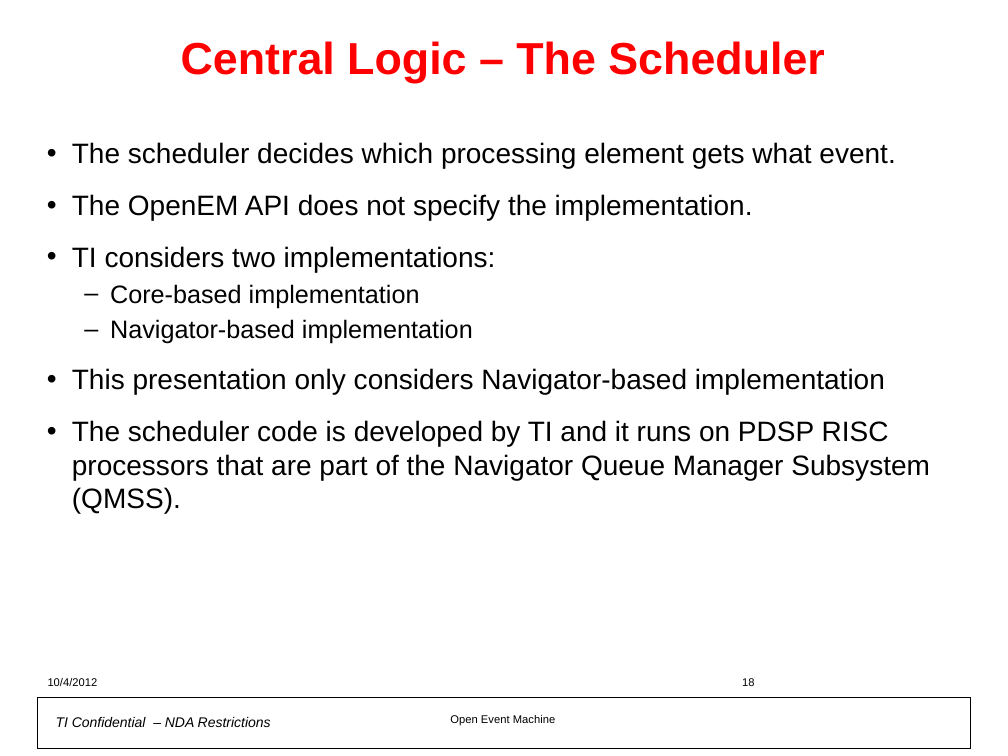
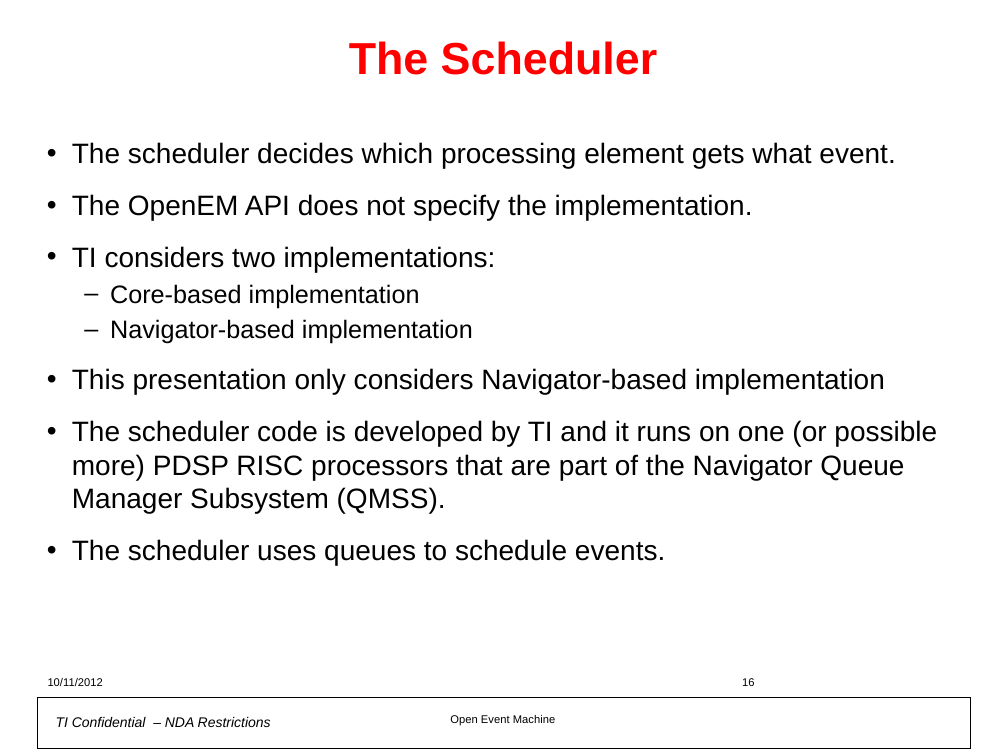
Before and after one commit to hari1989/keystone-workshop, a slide deck: slide 16 of preliminary/Open Event Machine.pptx (slide 18 before the commit). Drawn at 1008x756 pixels with LibreOffice and Linux fonts; fonts in the diff are those of the drawing; background and template pictures are left out. Boxes give left, top, right and bottom in pixels: in the first picture for what was removed or moved away, otherwise in the second. Text is boxed around its words. In the diff, an @@ line names an element or a change of style, - is before the commit and + after.

```diff
--- a/preliminary/Open Event Machine.pptx
+++ b/preliminary/Open Event Machine.pptx
@@ title at (349,41,657,75): text changed @@
-Central Logic – The Scheduler
+The Scheduler
@@ text at (72,420,937,565): text changed @@
-• The scheduler code is developed by TI and it runs on PDSP RISC processors that are part of the Navigator Queue Manager Subsystem (QMSS).
+• The scheduler code is developed by TI and it runs on one (or possible more) PDSP RISC processors that are part of the Navigator Queue Manager Subsystem (QMSS).
+• The scheduler uses queues to schedule events.
@@ text at (48,678,103,686): text changed @@
-10/4/2012
+10/11/2012
```
Also in this commit, not shown: 43 other slides changed, 7 slides added, 6 slides removed.
